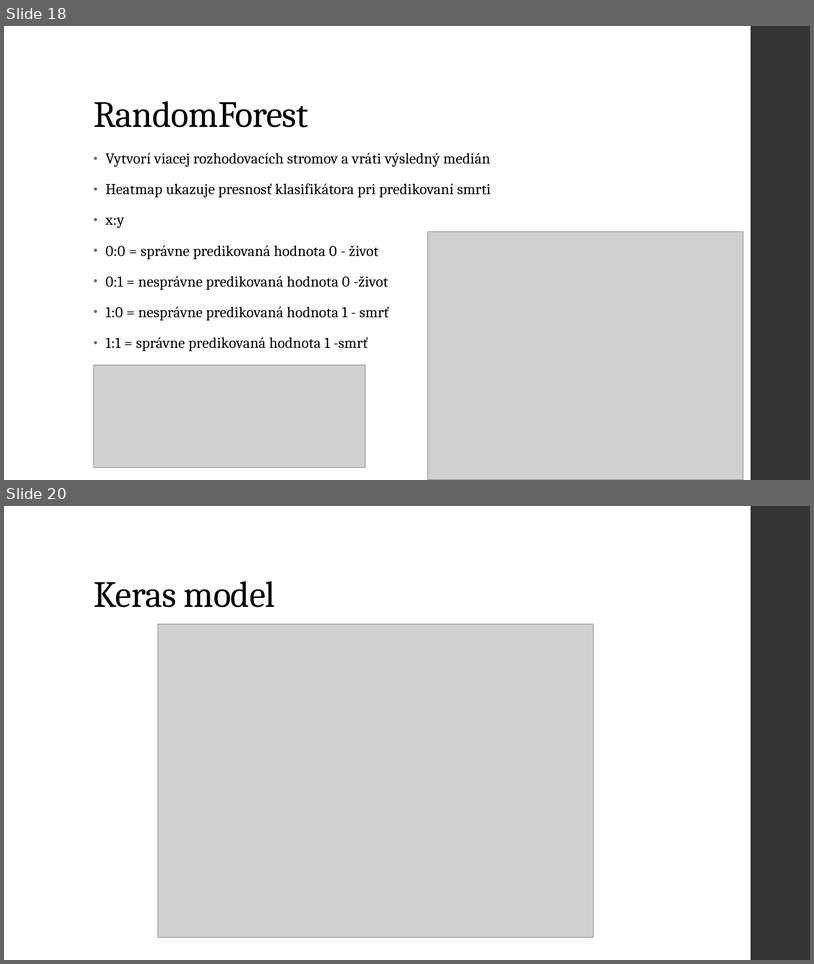
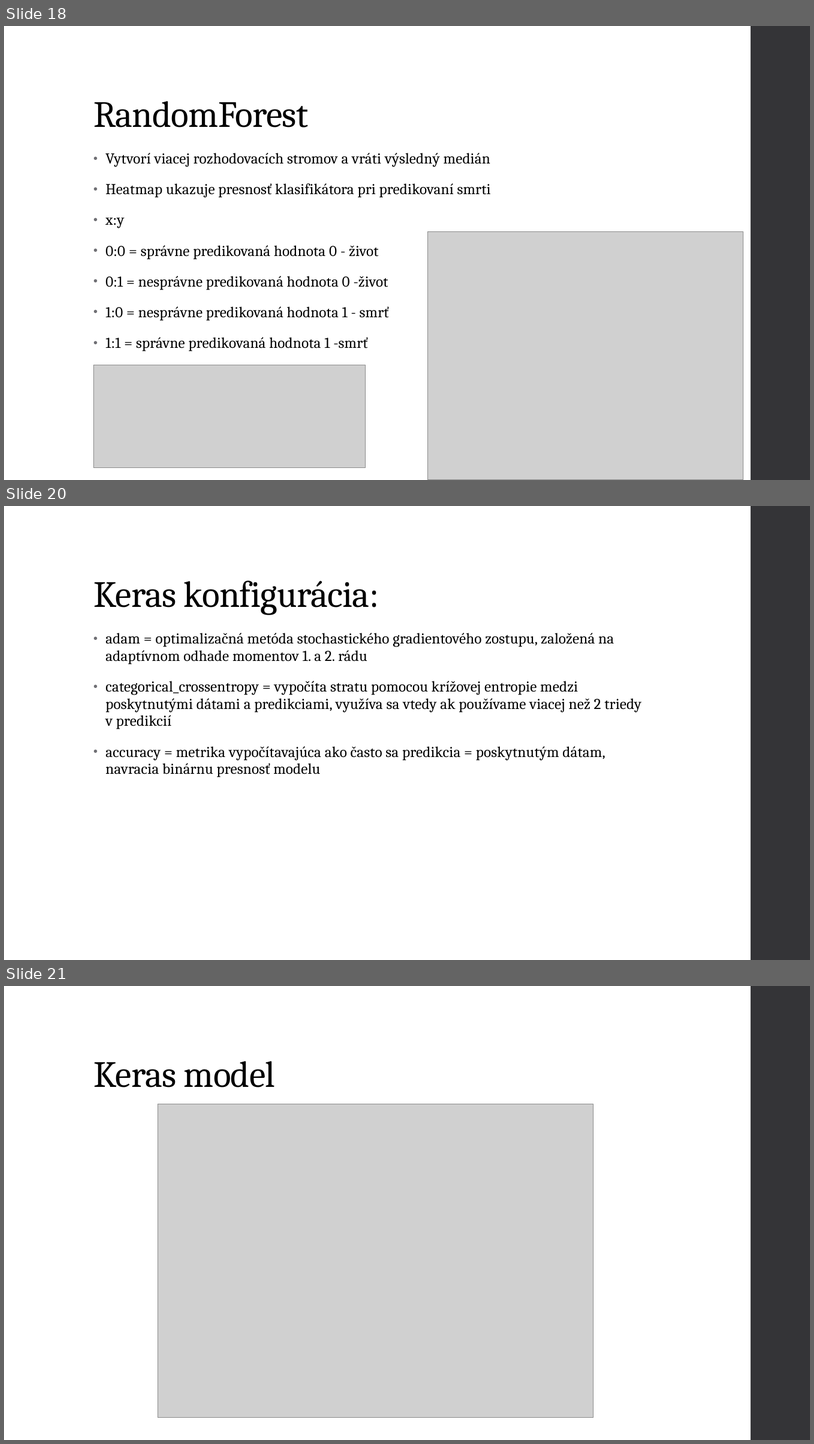
Before and after one commit to mvanko/Vanko_Martin_NS2021, a slide deck: Vanko Martin Predikcia zlyhania srdca.pptx. Shown one above the other, each under a label of ours: slides 18 and 20 before the commit, slides 18, 20 and 21 after it; the slides between them are not shown. The pictures are 814x964 and 814x1444 pixels, drawn with LibreOffice and Linux fonts; fonts in the diff are those of the drawing; grey boxes stand for pictures. Boxes give left, top, right and bottom in pixels: in the first picture for what was removed or moved away, otherwise in the second. Text is boxed around its words. In the diff, an @@ line names an element or a change of style, - is before the commit and + after.

```diff
--- a/Vanko Martin Predikcia zlyhania srdca.pptx
+++ b/Vanko Martin Predikcia zlyhania srdca.pptx
@@ slide 20 added at (4, 506, 810, 960), background #FFFFFF; not listed: 1 template element that a slide beside it also shows @@
@@ title added at (93, 580, 380, 615), 44 pt, text #000000 @@
+Keras konfigurácia:
@@ text added at (105, 633, 642, 777), 18 pt, text #000000 @@
+• adam = optimalizačná metóda stochastického gradientového zostupu, založená na adaptívnom odhade momentov 1. a 2. rádu
+• categorical_crossentropy = vypočíta stratu pomocou krížovej entropie medzi poskytnutými dátami a predikciami, využíva sa vtedy ak používame viacej než 2 triedy v predikcií
+• accuracy = metrika vypočítavajúca ako často sa predikcia = poskytnutým dátam, navracia binárnu presnosť modelu
@@ what was slide 20 is now slide 21 @@
```
Also in this commit, not shown: 1 slide changed, 2 other files.
